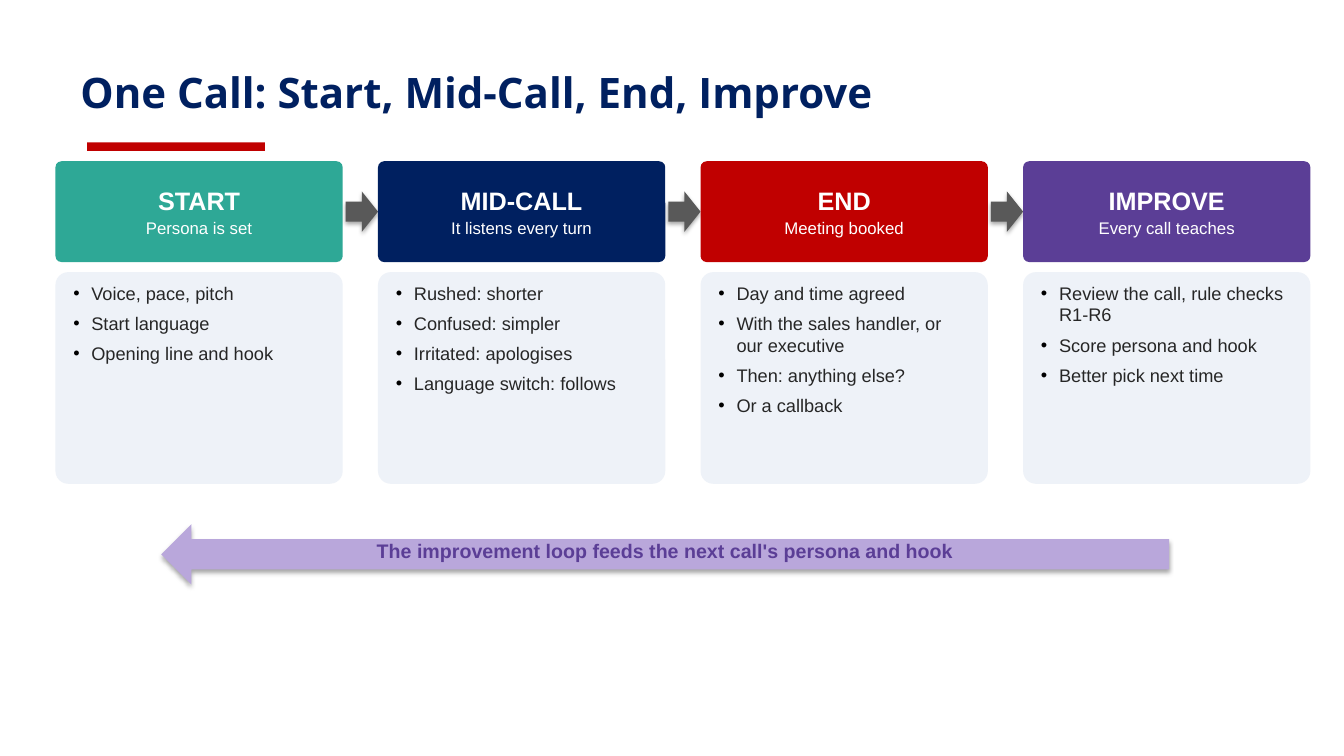
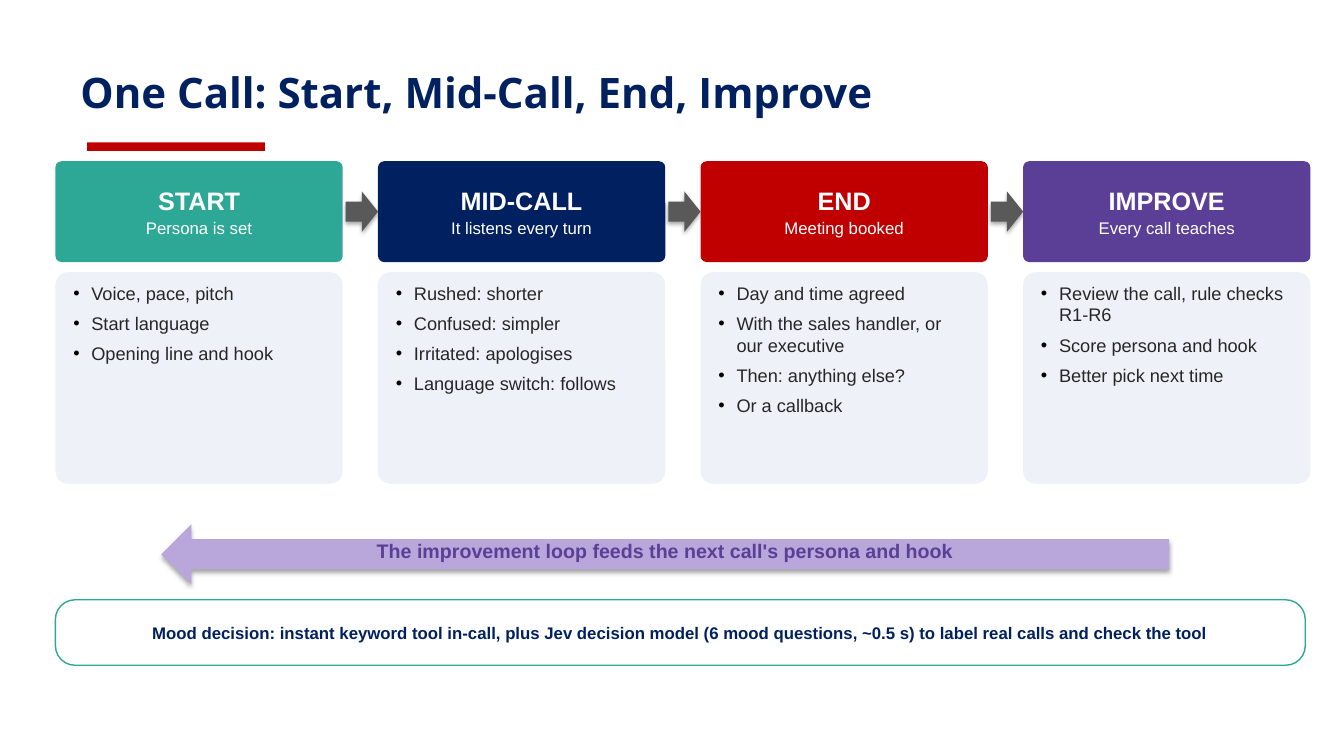
Before and after one commit to risu1139/vani-hackathon, a slide deck: slide 7 of outputs/plans/VANI_Persona_Design_Deck_v2_visual.pptx. Drawn at 1344x756 pixels with LibreOffice and Linux fonts; fonts in the diff are those of the drawing; background and template pictures are left out. Boxes give left, top, right and bottom in pixels: in the first picture for what was removed or moved away, otherwise in the second. Text is boxed around its words. In the diff, an @@ line names an element or a change of style, - is before the commit and + after.

```diff
--- a/outputs/plans/VANI_Persona_Design_Deck_v2_visual.pptx
+++ b/outputs/plans/VANI_Persona_Design_Deck_v2_visual.pptx
@@ rounded rectangle added at [55, 600, 1306, 665], fill #FFFFFF, outline #2EA896 1 pt, 12 pt, text #002060, bold @@
+Mood decision: instant keyword tool in-call, plus Jev decision model (6 mood questions, ~0.5 s) to label real calls and check the tool
```
Also in this commit, not shown: 1 other file.
